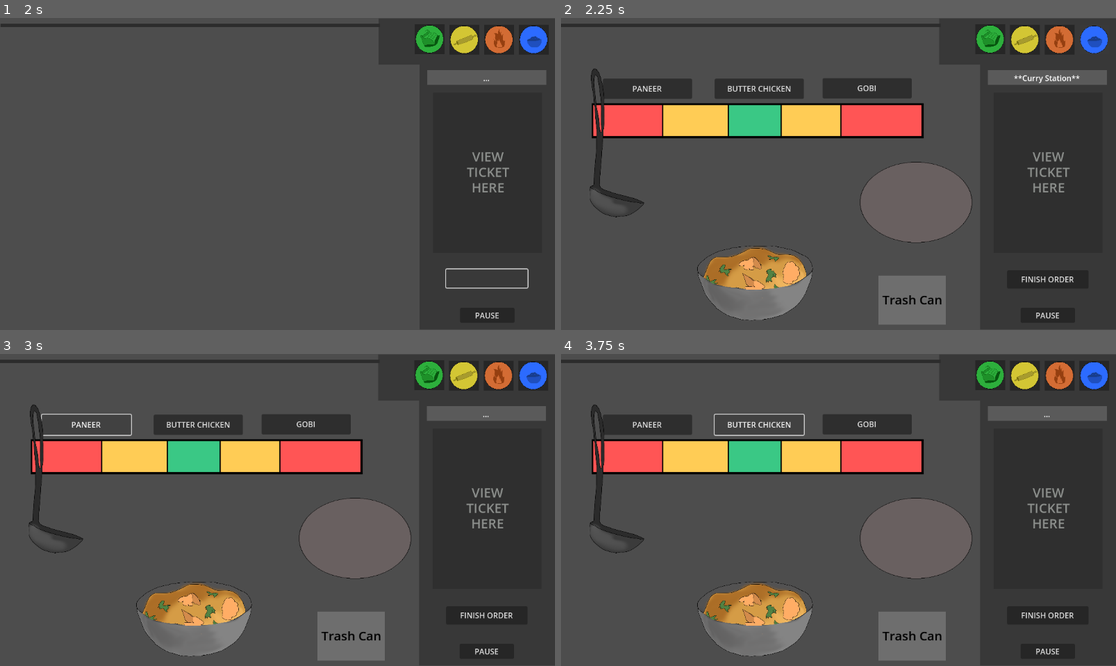
Above: before the commit, frames 1-4 (two rows, left to right).
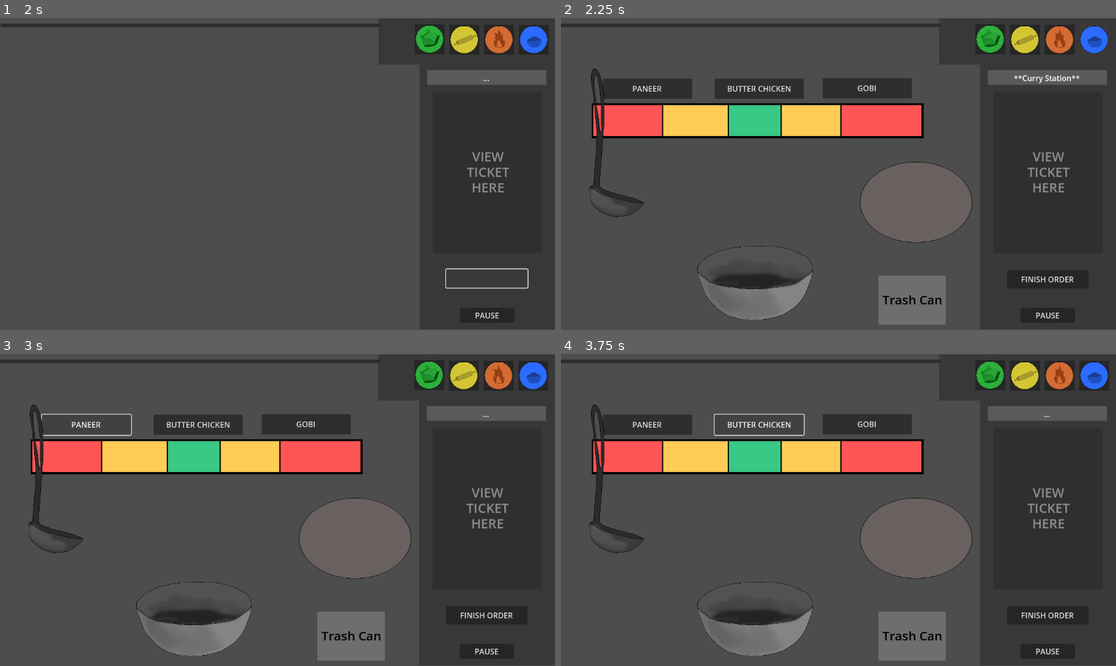
Above: after the commit, the same moments.

Repository: trishadar/PapasRotiria
Game: Godot game, scene res://main.tscn
The game is run twice, just before and just after one commit, with the same random seed, the same clock (stepped at 60 frames per second) and the same inputs.
Inputs (mouse positions are in pixels of both pictures, inside the frame that each line leads up to):
- Up to frame 1 (2 s): click "START GAME" at 0.5 s; click (488, 276) at 1.25 s
- Up to frame 2 (2.25 s): click (1093, 39) at 2 s
- Up to frame 3 (3 s): click "PANEER" at 2.75 s
- Up to frame 4 (3.75 s): click "BUTTER CHICKEN" at 3.5 s

Frame 1 is identical in both runs. In frame 2, 1.9% of the frame differs, in the area x 25-45%, y 73-88%; in frame 3, 1.9%; in frame 4, 1.9%.

Commit message:
Update curry.gd

Diff:
--- a/project/curry.gd
+++ b/project/curry.gd
@@ -34,7 +34,7 @@
 
 
 func _on_ready() -> void:
-	pass
+	bowlPlayer.play("emptyBowl")
 
 func _process(delta: float):
 
@@ -43,6 +43,7 @@
 		fallingCurry.visible = false
 		ticketSpawned = true
 		ticketDeleted = false
+		bowlPlayer.play("emptyBowl")
 
 	# if (globalData.viewingTicket != null and ticketSpawned == true and globalData.currentScene != "curry"):
 		# sidebar.update_ticket()
